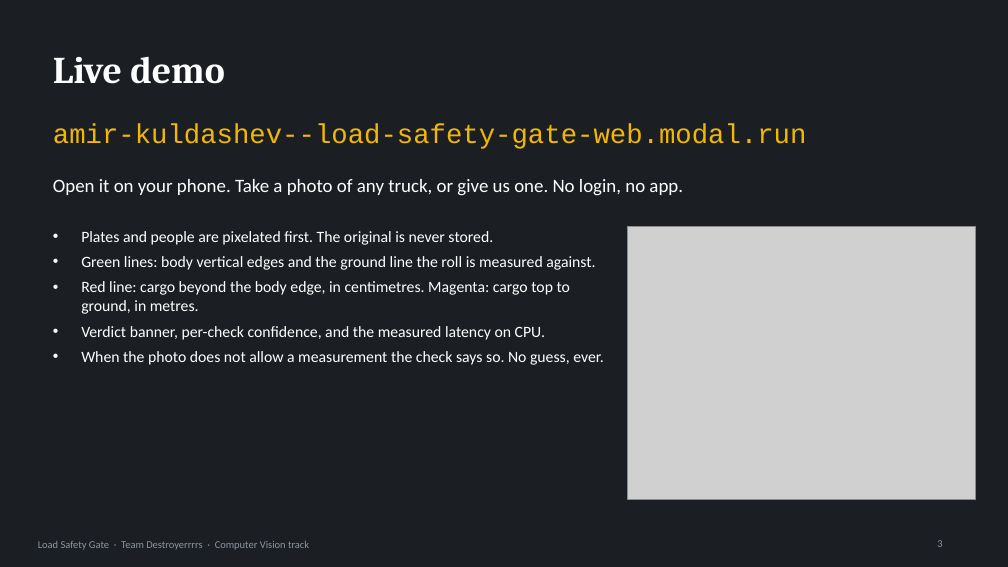
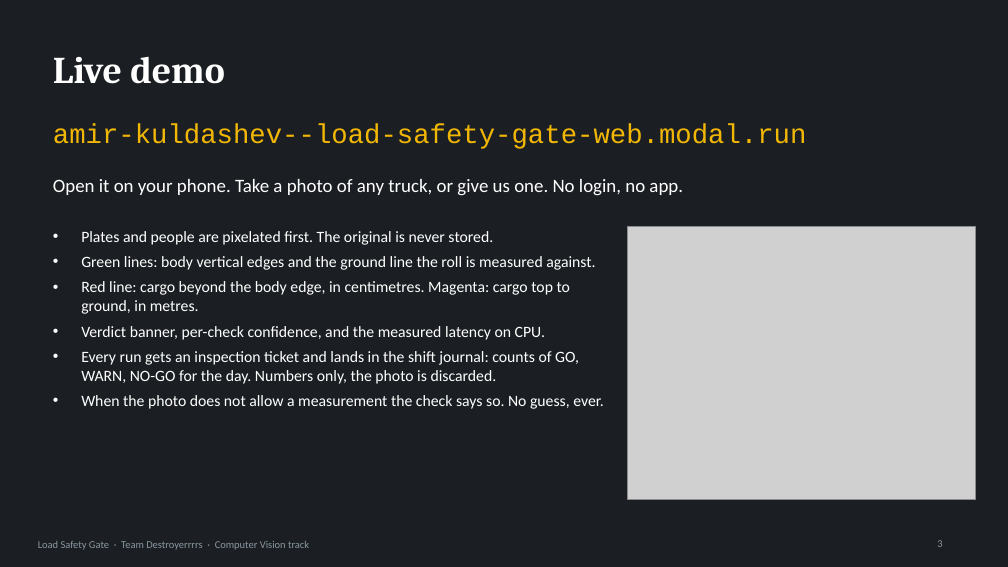
Before and after one commit to Winner-121/Destroyerrrrs_Final_Stage, a slide deck: slide 3 of deck/LoadSafetyGate_deck.pptx. Drawn at 1008x567 pixels with LibreOffice and Linux fonts; fonts in the diff are those of the drawing; grey boxes stand for pictures. Boxes give left, top, right and bottom in pixels: in the first picture for what was removed or moved away, otherwise in the second. Text is boxed around its words. In the diff, an @@ line names an element or a change of style, - is before the commit and + after.

```diff
--- a/deck/LoadSafetyGate_deck.pptx
+++ b/deck/LoadSafetyGate_deck.pptx
@@ text at <box>81,351,579,384</box>: paragraph added @@
+• Every run gets an inspection ticket and lands in the shift journal: counts of GO, WARN, NO-GO for the day. Numbers only, the photo is discarded.
```
Also in this commit, not shown: 2 other slides changed, 3 other files.
